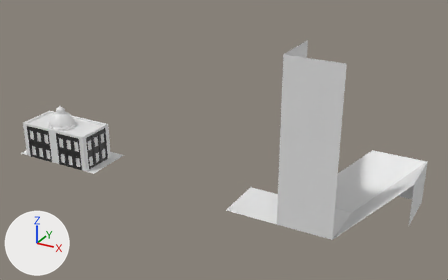
One commit to the Blender file industries/tropic/bank.blend: the scene before it, then after it.
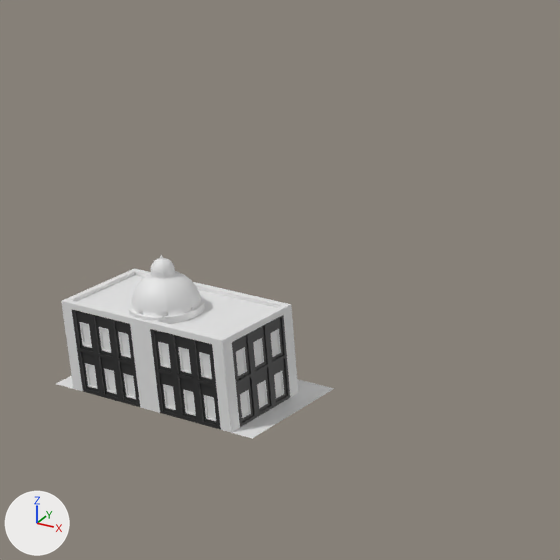
Old and new are each drawn whole from a 50 mm lens placed at (6.27, -17.97, 11.21), pointed at (-4.1, 0.89, 1.78) and again close up on the part from 0% to 46% of the width and 4% to 78% of the height. Arrows for +X, +Y and +Z are at lower left; the lights stay in place.
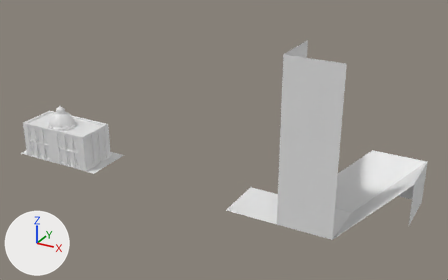
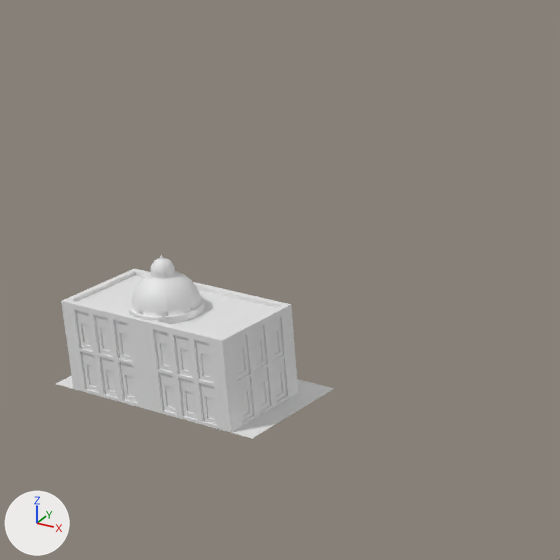
Changed parts and their boxes (x1, y1, x2, y2) in the close-ups (560 x 560 px):
```json
{"object": "Cube.007", "change": "recoloured", "before": [150, 329, 221, 430], "after": [150, 329, 221, 430], "on screen": "black to grey"}
{"object": "Cube.006", "change": "recoloured", "before": [72, 310, 140, 407], "after": [72, 310, 140, 407], "on screen": "black to grey"}
{"object": "Cube", "change": "recoloured", "before": [232, 315, 290, 427], "after": [232, 315, 290, 427], "on screen": "black to grey"}
```

The change, as JSON lines over the scene's bpy script:
```json
{"op": "remove", "block": "mat_brickwall_red1", "code": "mat_brickwall_red1.use_nodes = True; mat_brickwall_red1.node_tree.nodes.clear()"}
{"op": "remove", "block": "mat_brickwall_red1", "code": "_N = mat_brickwall_red1.node_tree.nodes; _L = mat_brickwall_red1.node_tree.links"}
{"op": "remove", "block": "mat_brickwall_red1", "code": "n0 = _N.new('ShaderNodeBsdfPrincipled'); n0.name = 'Principled BSDF'"}
{"op": "remove", "block": "mat_brickwall_red1", "code": "n0.inputs[0].default_value = (0.0236, 0.0236, 0.0236, 1.0)  # 'Base Color', black #2a2a2a"}
{"op": "remove", "block": "mat_brickwall_red1", "code": "n1 = _N.new('ShaderNodeOutputMaterial'); n1.name = 'Material Output'"}
{"op": "remove", "block": "mat_brickwall_red1", "code": "_L.new(n0.outputs[0], n1.inputs[0])  # 'BSDF' to 'Surface'"}
```
